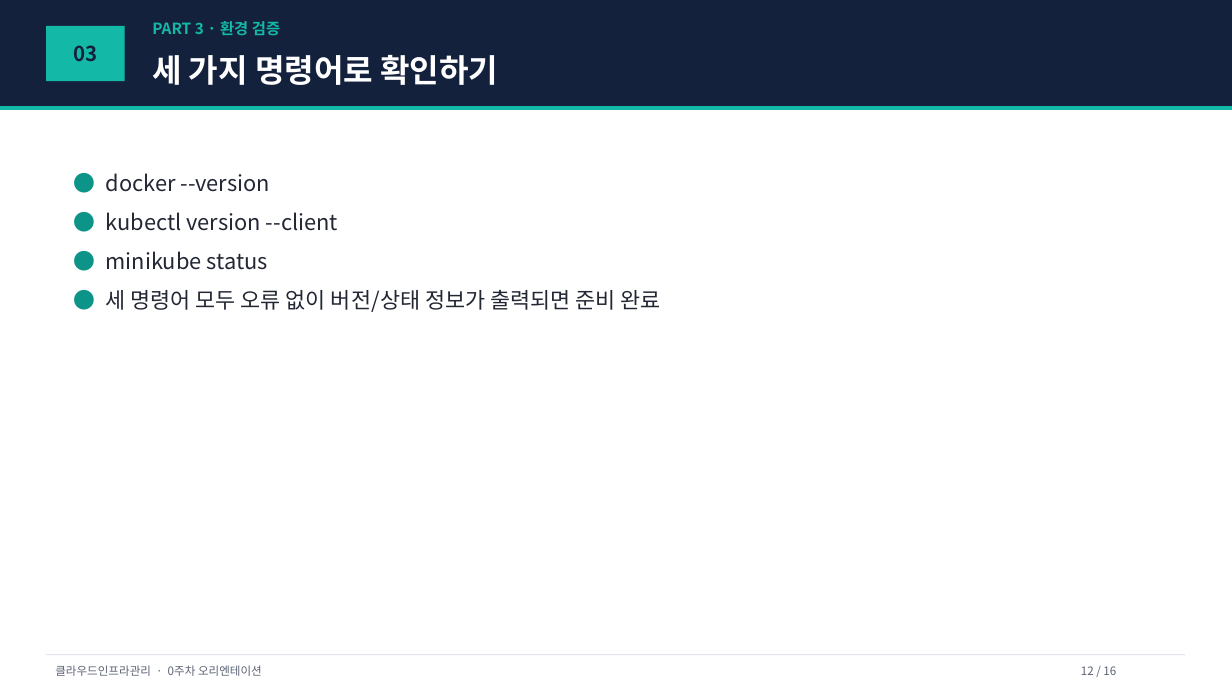
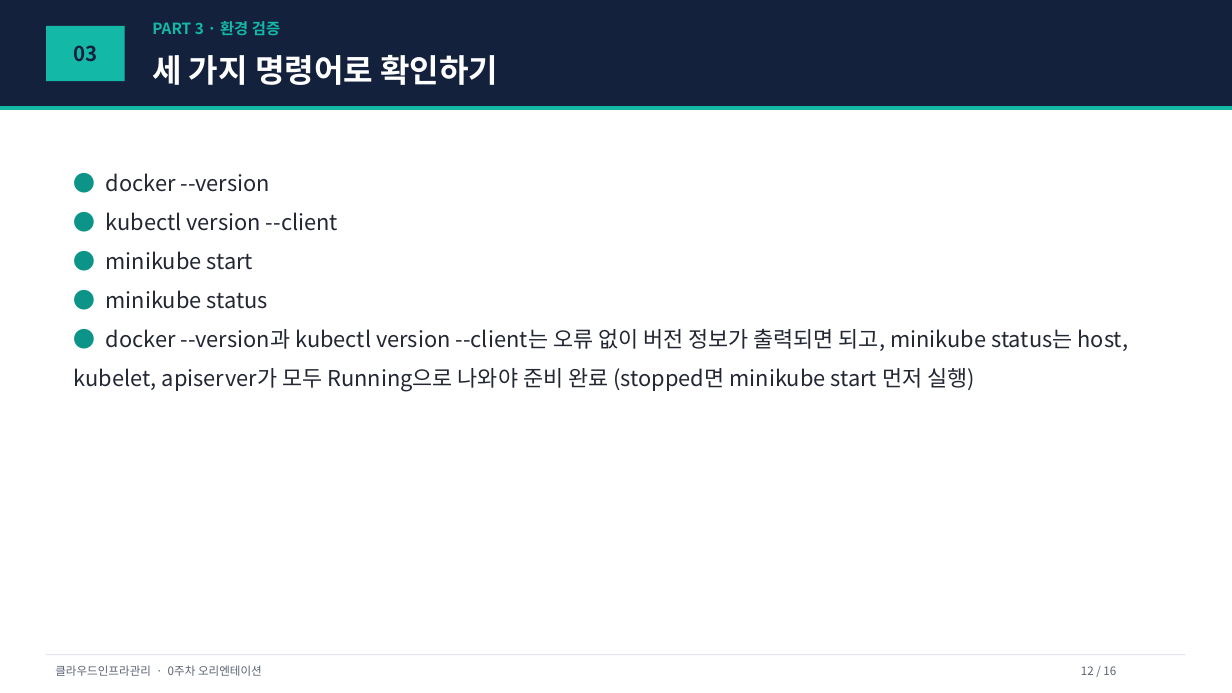
Before and after one commit to gorae-black/class, a slide deck: slide 12 of class/cloud_infra_mgmt/00주차_VM환경구성/01_강의자료/0주차_VM환경구성.pptx. Drawn at 1232x693 pixels with LibreOffice and Linux fonts; fonts in the diff are those of the drawing. Boxes give left, top, right and bottom in pixels: in the first picture for what was removed or moved away, otherwise in the second. Text is boxed around its words. In the diff, an @@ line names an element or a change of style, - is before the commit and + after.

```diff
--- a/class/cloud_infra_mgmt/00주차_VM환경구성/01_강의자료/0주차_VM환경구성.pptx
+++ b/class/cloud_infra_mgmt/00주차_VM환경구성/01_강의자료/0주차_VM환경구성.pptx
@@ text at bbox=[106, 251, 253, 270]: paragraph added @@
+● minikube start
@@ text at bbox=[74, 329, 1129, 392]: text changed @@
-● 세 명령어 모두 오류 없이 버전/상태 정보가 출력되면 준비 완료
+● docker --version과 kubectl version --client는 오류 없이 버전 정보가 출력되면 되고, minikube status는 host, kubelet, apiserver가 모두 Running으로 나와야 준비 완료 (stopped면 minikube start 먼저 실행)
```
Also in this commit, not shown: 3 other slides changed, 1 slide added, 7 other files.
